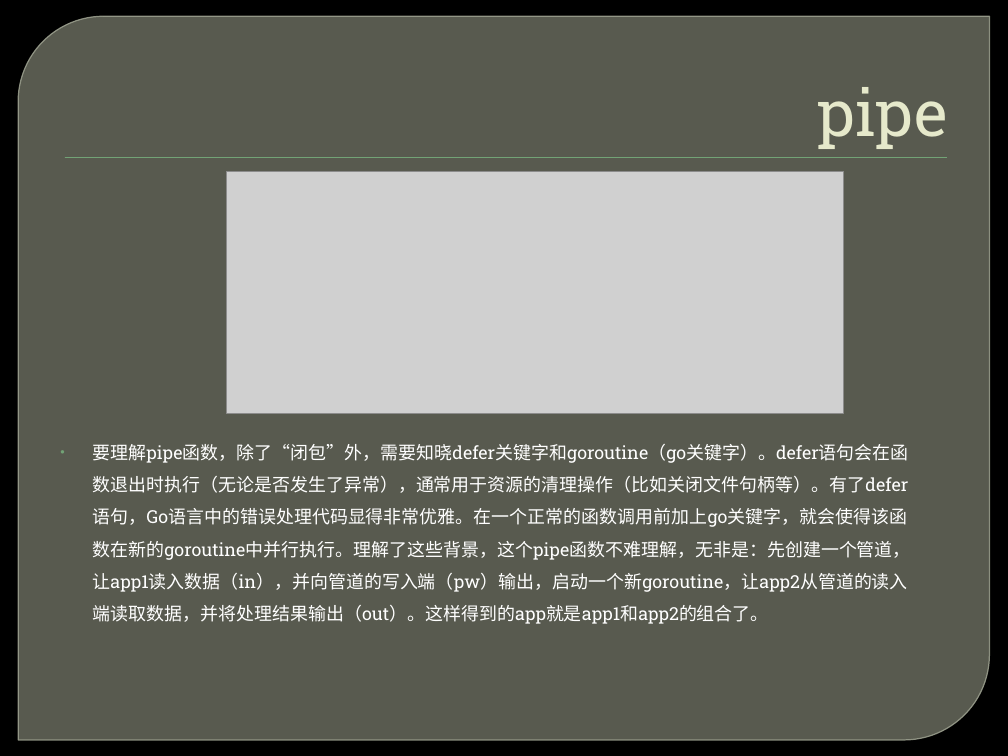
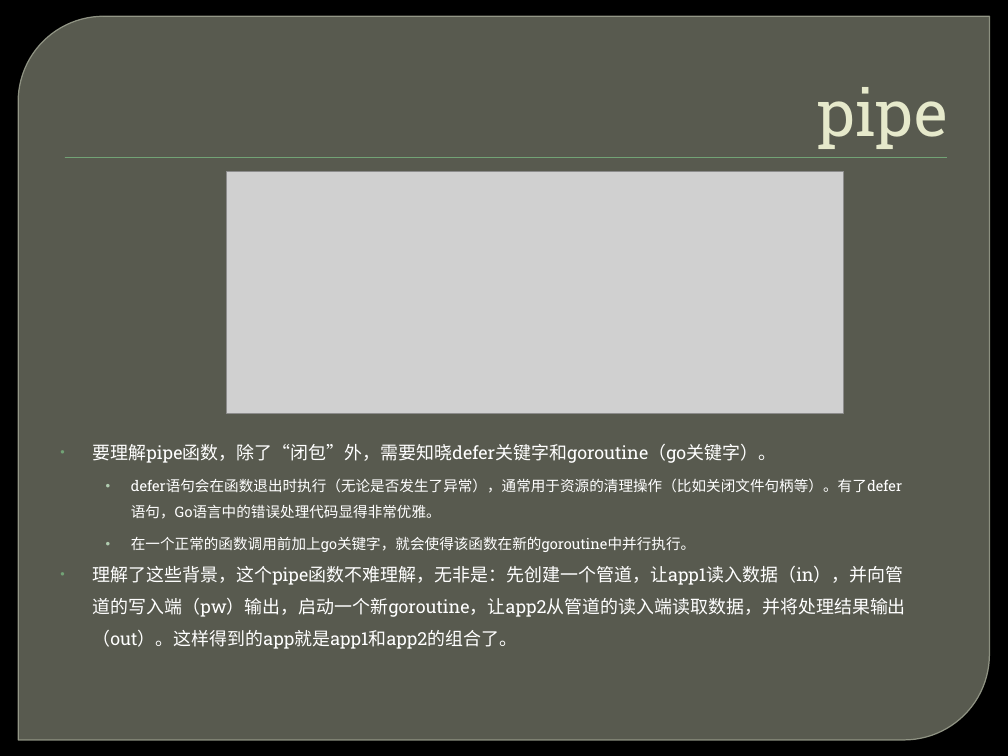
Before and after one commit to ghj1976/lecture, a slide deck: slide 23 of golang连接和组合的语言/Golang 连接和组合的语言.pptx. Drawn at 1008x756 pixels with LibreOffice and Linux fonts; fonts in the diff are those of the drawing; grey boxes stand for pictures; background and template pictures are left out. Boxes give left, top, right and bottom in pixels: in the first picture for what was removed or moved away, otherwise in the second. Text is boxed around its words. In the diff, an @@ line names an element or a change of style, - is before the commit and + after.

```diff
--- a/golang连接和组合的语言/Golang 连接和组合的语言.pptx
+++ b/golang连接和组合的语言/Golang 连接和组合的语言.pptx
@@ text at (93, 444, 906, 649): text changed @@
-• 要理解pipe函数，除了“闭包”外，需要知晓defer关键字和goroutine（go关键字）。defer语句会在函数退出时执行（无论是否发生了异常），通常用于资源的清理操作（比如关闭文件句柄等）。有了defer语句，Go语言中的错误处理代码显得非常优雅。在一个正常的函数调用前加上go关键字，就会使得该函数在新的goroutine中并行执行。理解了这些背景，这个pipe函数不难理解，无非是：先创建一个管道，让app1读入数据（in），并向管道的写入端（pw）输出，启动一个新goroutine，让app2从管道的读入端读取数据，并将处理结果输出（out）。这样得到的app就是app1和app2的组合了。
+• 要理解pipe函数，除了“闭包”外，需要知晓defer关键字和goroutine（go关键字）。
+  • defer语句会在函数退出时执行（无论是否发生了异常），通常用于资源的清理操作（比如关闭文件句柄等）。有了defer语句，Go语言中的错误处理代码显得非常优雅。
+  • 在一个正常的函数调用前加上go关键字，就会使得该函数在新的goroutine中并行执行。
+• 理解了这些背景，这个pipe函数不难理解，无非是：先创建一个管道，让app1读入数据（in），并向管道的写入端（pw）输出，启动一个新goroutine，让app2从管道的读入端读取数据，并将处理结果输出（out）。这样得到的app就是app1和app2的组合了。
```
Also in this commit, not shown: 3 other slides changed.
